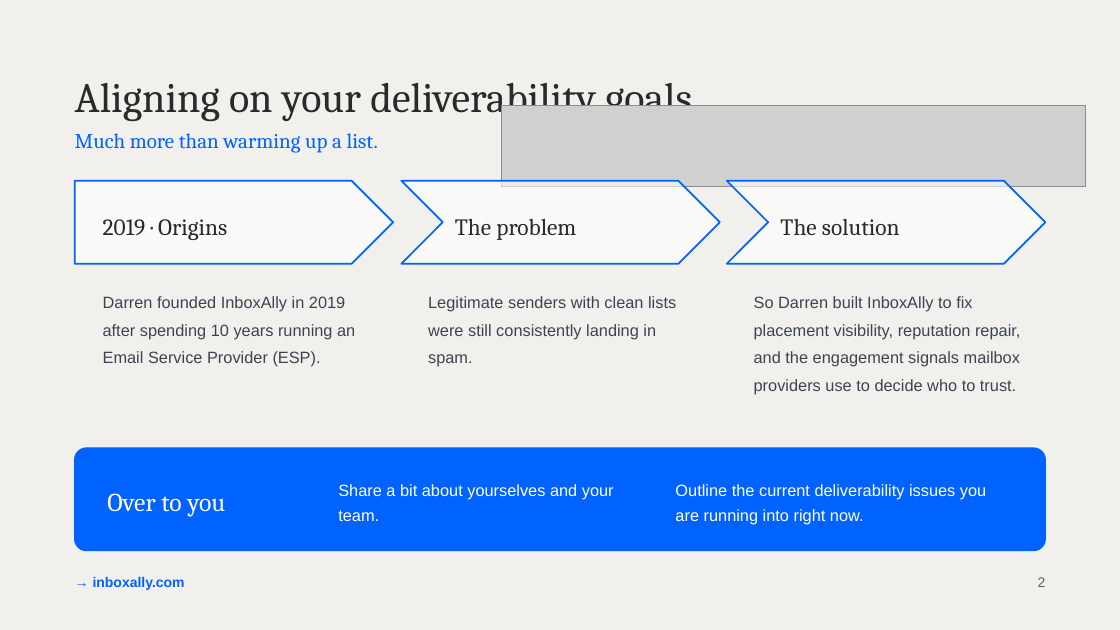
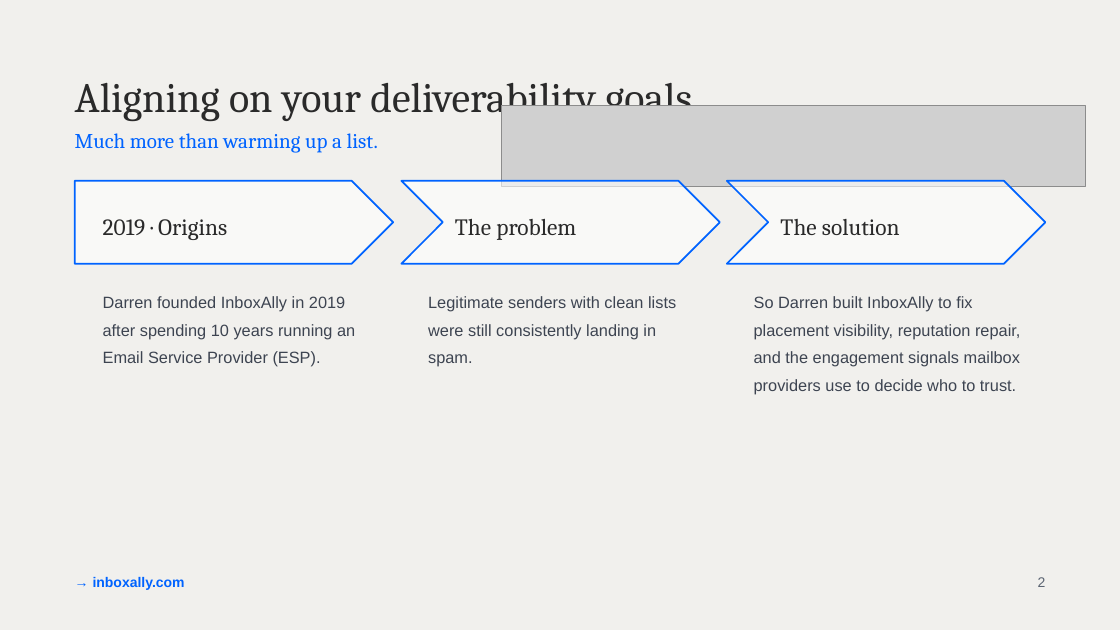
Before and after one commit to Finaltoucch/Final, a slide deck: slide 2 of deliverables/InboxAlly_Sales_Call_Deck.pptx. Drawn at 1120x630 pixels with LibreOffice and Linux fonts; fonts in the diff are those of the drawing; grey boxes stand for pictures. Boxes give left, top, right and bottom in pixels: in the first picture for what was removed or moved away, otherwise in the second. Text is boxed around its words. In the diff, an @@ line names an element or a change of style, - is before the commit and + after.

```diff
--- a/deliverables/InboxAlly_Sales_Call_Deck.pptx
+++ b/deliverables/InboxAlly_Sales_Call_Deck.pptx
@@ rounded rectangle removed at (x1=75, y1=448, x2=1046, y2=550) @@
@@ text removed at (x1=107, y1=493, x2=225, y2=517) @@
-Over to you
@@ text removed at (x1=338, y1=484, x2=614, y2=521) @@
-Share a bit about yourselves and your team.
@@ text removed at (x1=675, y1=484, x2=986, y2=525) @@
-Outline the current deliverability issues you are running into right now.
```
Also in this commit, not shown: 1 other file.
